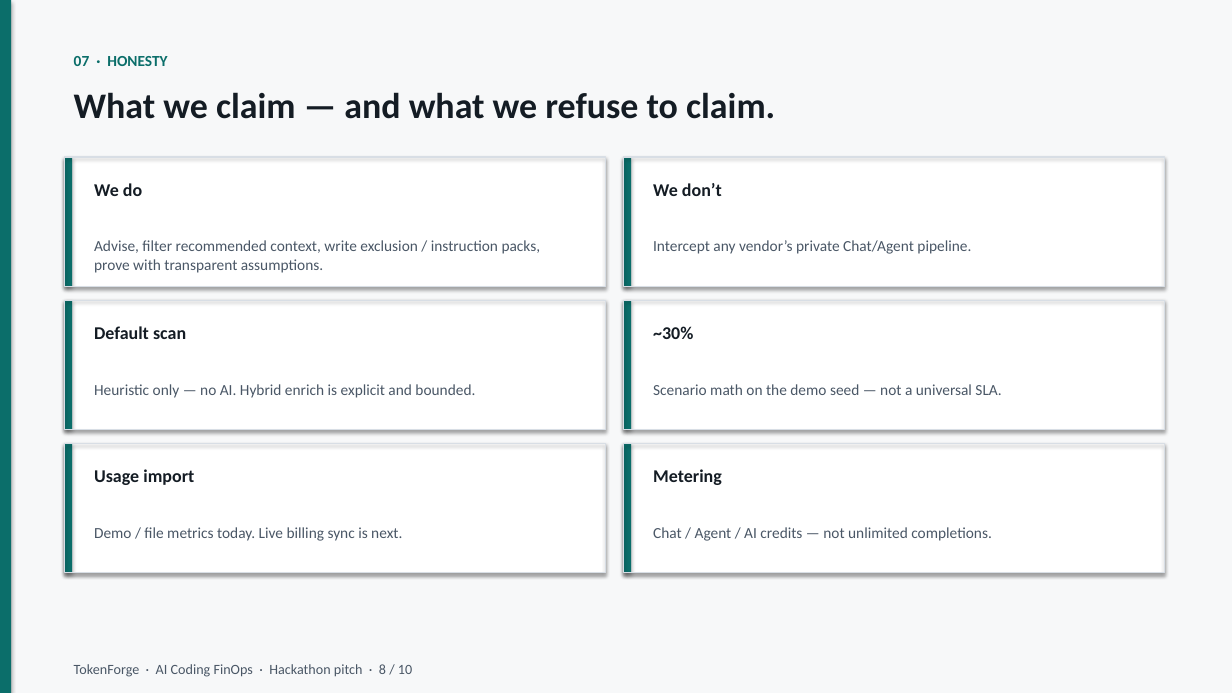
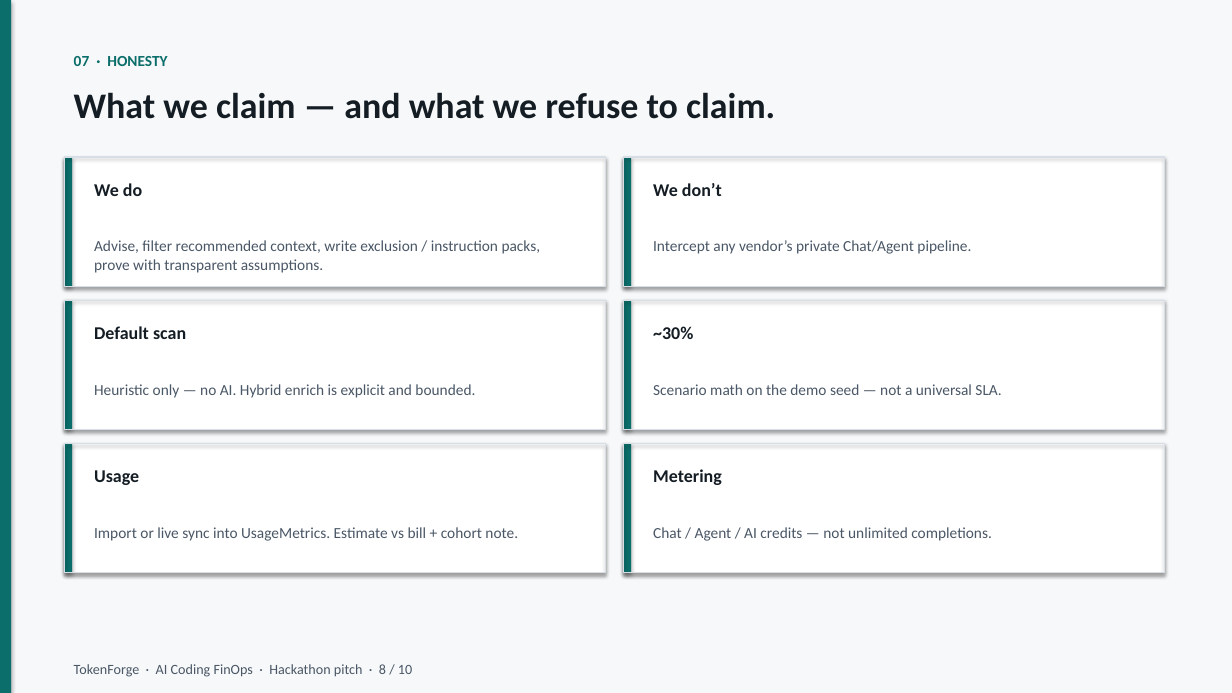
Before and after one commit to JordyNicholas/TokenForge, a slide deck: slide 8 of docs/pitch/TokenForge-Pitch.pptx. Drawn at 1232x693 pixels with LibreOffice and Linux fonts; fonts in the diff are those of the drawing. Boxes give left, top, right and bottom in pixels: in the first picture for what was removed or moved away, otherwise in the second. Text is boxed around its words. In the diff, an @@ line names an element or a change of style, - is before the commit and + after.

```diff
--- a/docs/pitch/TokenForge-Pitch.pptx
+++ b/docs/pitch/TokenForge-Pitch.pptx
@@ text at (94, 470, 139, 485): text changed @@
-Usage import
+Usage
@@ text at (94, 527, 518, 541): text changed @@
-Demo / file metrics today. Live billing sync is next.
+Import or live sync into UsageMetrics. Estimate vs bill + cohort note.
```
Also in this commit, not shown: 1 other slide changed, 3 other files.
